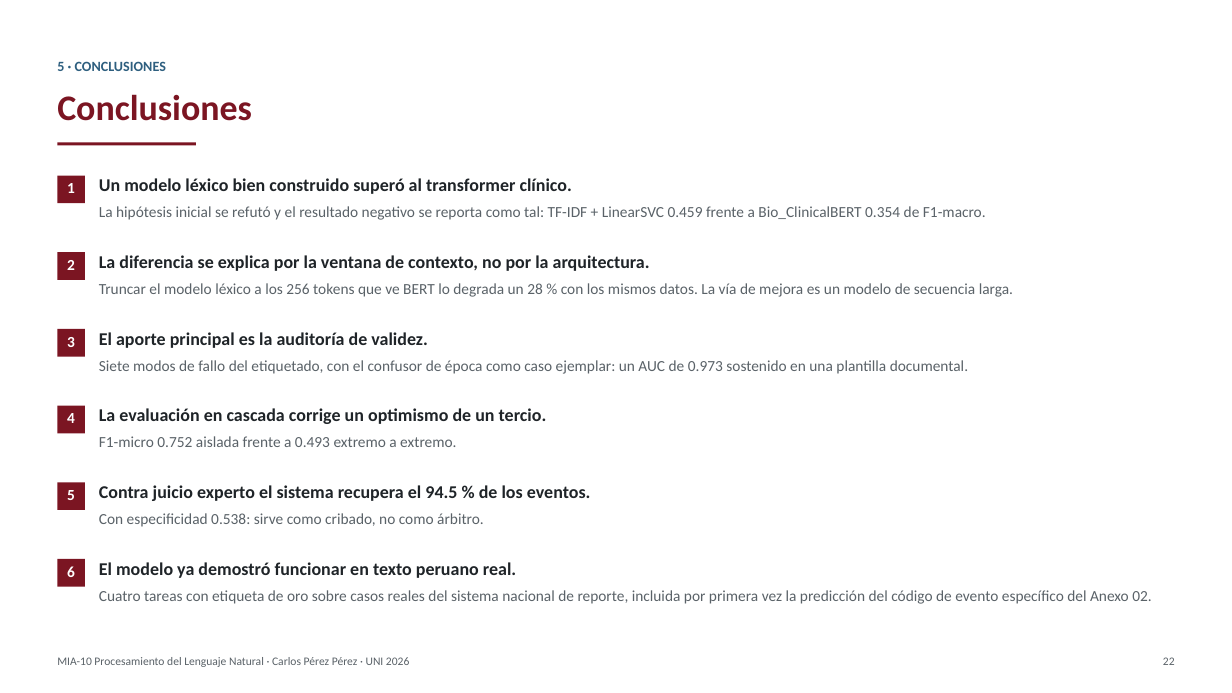
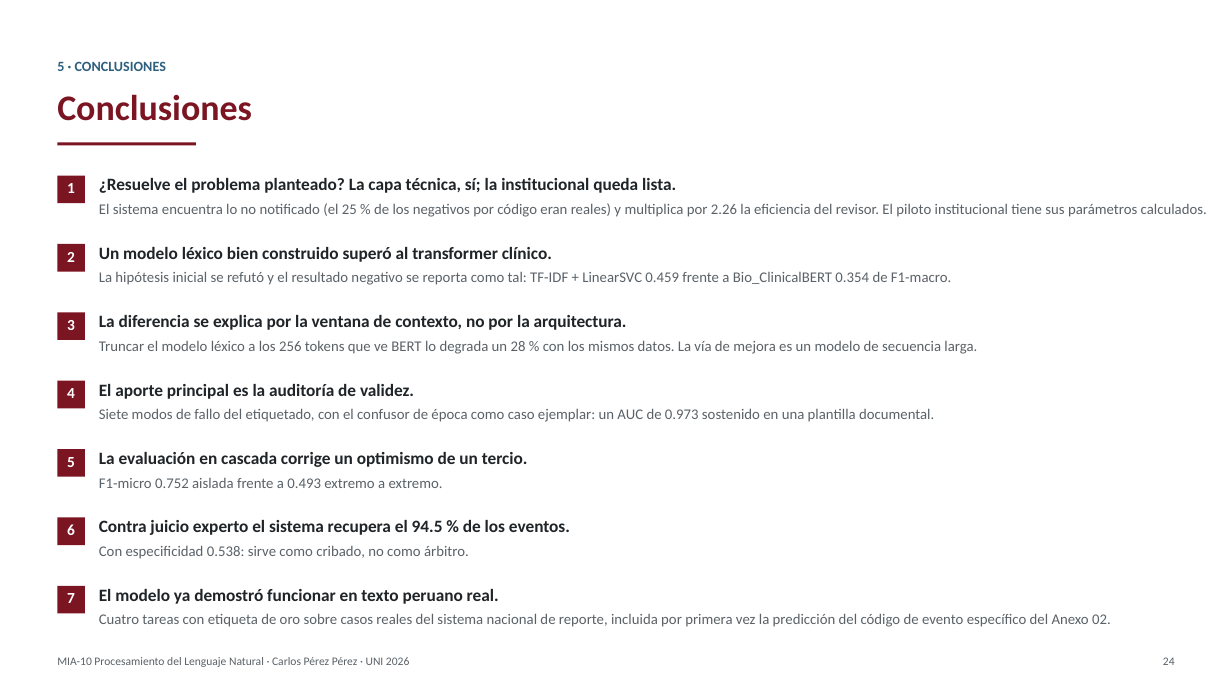
Before and after one commit to carlosperez100/PLN_SP, a slide deck: slide 25 of presentacion/Presentacion_Trabajo_Final_PLN_CarlosPerez.pptx (slide 23 before the commit). Drawn at 1232x693 pixels with LibreOffice and Linux fonts; fonts in the diff are those of the drawing. Boxes give left, top, right and bottom in pixels: in the first picture for what was removed or moved away, otherwise in the second. Text is boxed around its words. In the diff, an @@ line names an element or a change of style, - is before the commit and + after.

Commit message:
Rubrica del docente: Tabla VI comparativa con la literatura (Murff, Classen, Zech, Li verificados en fuente), conclusion-veredicto sobre el problema original y lamina de EL APORTE; deck a 29 laminas con notas

```diff
--- a/presentacion/Presentacion_Trabajo_Final_PLN_CarlosPerez.pptx
+++ b/presentacion/Presentacion_Trabajo_Final_PLN_CarlosPerez.pptx
@@ text added at <box>99,178,676,193</box>, 13.5 pt, text #1F2428, bold @@
+¿Resuelve el problema planteado? La capa técnica, sí; la institucional queda lista.
@@ text added at <box>99,203,1207,217</box>, 11.5 pt, text #5A6268 @@
+El sistema encuentra lo no notificado (el 25 % de los negativos por código eran reales) y multiplica por 2.26 la eficiencia del revisor. El piloto institucional tiene sus parámetros calculados.
@@ text "2": place and size @@
-text "2" at <box>67,260,75,270</box>
+text "2" at <box>67,252,75,262</box>
@@ rectangle: place and size @@
-rectangle at <box>57,252,85,280</box>
+rectangle at <box>57,244,85,272</box>
@@ size 12 to 11.5 pt; line spacing 1.15 to 1.12 in 6 elements at <box>99,613,1111,627</box>, <box>99,545,469,559</box>, <box>99,478,443,488</box>, <box>99,408,934,422</box>, <box>99,340,977,354</box>, <box>99,271,951,285</box> @@
@@ size 14 to 13.5 pt in 6 elements at <box>99,589,499,604</box>, <box>99,520,570,535</box>, <box>99,452,528,467</box>, <box>99,384,414,399</box>, <box>99,315,627,330</box>, <box>99,247,552,262</box> @@
@@ text "La hipótesis inicial se refutó ...": place and size @@
-text "La hipótesis inicial se refutó ..." at <box>99,206,986,220</box>
+text "La hipótesis inicial se refutó ..." at <box>99,271,951,285</box>
@@ text "Un modelo léxico bien construido ...": place and size @@
-text "Un modelo léxico bien construido ..." at <box>99,178,572,194</box>
+text "Un modelo léxico bien construido ..." at <box>99,247,552,262</box>
@@ text "3": place and size @@
-text "3" at <box>67,337,75,347</box>
+text "3" at <box>67,320,75,330</box>
@@ rectangle: place and size @@
-rectangle at <box>57,329,85,357</box>
+rectangle at <box>57,312,85,340</box>
@@ text "La diferencia se explica por ...": place and size @@
-text "La diferencia se explica por ..." at <box>99,255,650,271</box>
+text "La diferencia se explica por ..." at <box>99,315,627,330</box>
@@ text "Truncar el modelo léxico a ...": place and size @@
-text "Truncar el modelo léxico a ..." at <box>99,283,1013,297</box>
+text "Truncar el modelo léxico a ..." at <box>99,340,977,354</box>
@@ text "4": place and size @@
-text "4" at <box>67,413,75,423</box>
+text "4" at <box>67,388,75,398</box>
@@ rectangle: place and size @@
-rectangle at <box>57,406,85,433</box>
+rectangle at <box>57,381,85,409</box>
@@ text "El aporte principal es la ...": place and size @@
-text "El aporte principal es la ..." at <box>99,332,427,348</box>
+text "El aporte principal es la ..." at <box>99,384,414,399</box>
@@ text "Siete modos de fallo del ...": place and size @@
-text "Siete modos de fallo del ..." at <box>99,360,968,374</box>
+text "Siete modos de fallo del ..." at <box>99,408,934,422</box>
@@ rectangle: place and size @@
-rectangle at <box>57,482,85,510</box>
+rectangle at <box>57,449,85,477</box>
@@ text "La evaluación en cascada corrige ...": place and size @@
-text "La evaluación en cascada corrige ..." at <box>99,408,547,424</box>
+text "La evaluación en cascada corrige ..." at <box>99,452,528,467</box>
@@ text "5": place and size @@
-text "5" at <box>67,490,75,500</box>
+text "5" at <box>67,457,75,467</box>
@@ text "F1-micro 0.752 aislada frente a ...": place and size @@
-text "F1-micro 0.752 aislada frente a ..." at <box>99,436,456,447</box>
+text "F1-micro 0.752 aislada frente a ..." at <box>99,478,443,488</box>
@@ text "6": place and size @@
-text "6" at <box>67,566,75,577</box>
+text "6" at <box>67,524,75,535</box>
@@ rectangle: place and size @@
-rectangle at <box>57,559,85,587</box>
+rectangle at <box>57,518,85,545</box>
@@ text "Contra juicio experto el sistema ...": place and size @@
-text "Contra juicio experto el sistema ..." at <box>99,485,591,501</box>
+text "Contra juicio experto el sistema ..." at <box>99,520,570,535</box>
@@ text "Con especificidad 0.538: sirve como ...": place and size @@
-text "Con especificidad 0.538: sirve como ..." at <box>99,513,484,527</box>
+text "Con especificidad 0.538: sirve como ..." at <box>99,545,469,559</box>
@@ rectangle added at <box>57,586,85,614</box>, fill #7B1522 @@
@@ text added at <box>67,593,75,603</box>, 12 pt, text #FFFFFF, bold @@
+7
@@ text "El modelo ya demostró funcionar ...": place and size @@
-text "El modelo ya demostró funcionar ..." at <box>99,562,516,578</box>
+text "El modelo ya demostró funcionar ..." at <box>99,589,499,604</box>
@@ text "Cuatro tareas con etiqueta de ...": place and size @@
-text "Cuatro tareas con etiqueta de ..." at <box>99,590,1151,604</box>
+text "Cuatro tareas con etiqueta de ..." at <box>99,613,1111,627</box>
@@ text at <box>1163,657,1175,665</box>: text changed @@
-22
+24
```
Also in this commit, not shown: 4 other slides changed, 2 slides added, 5 other files.
